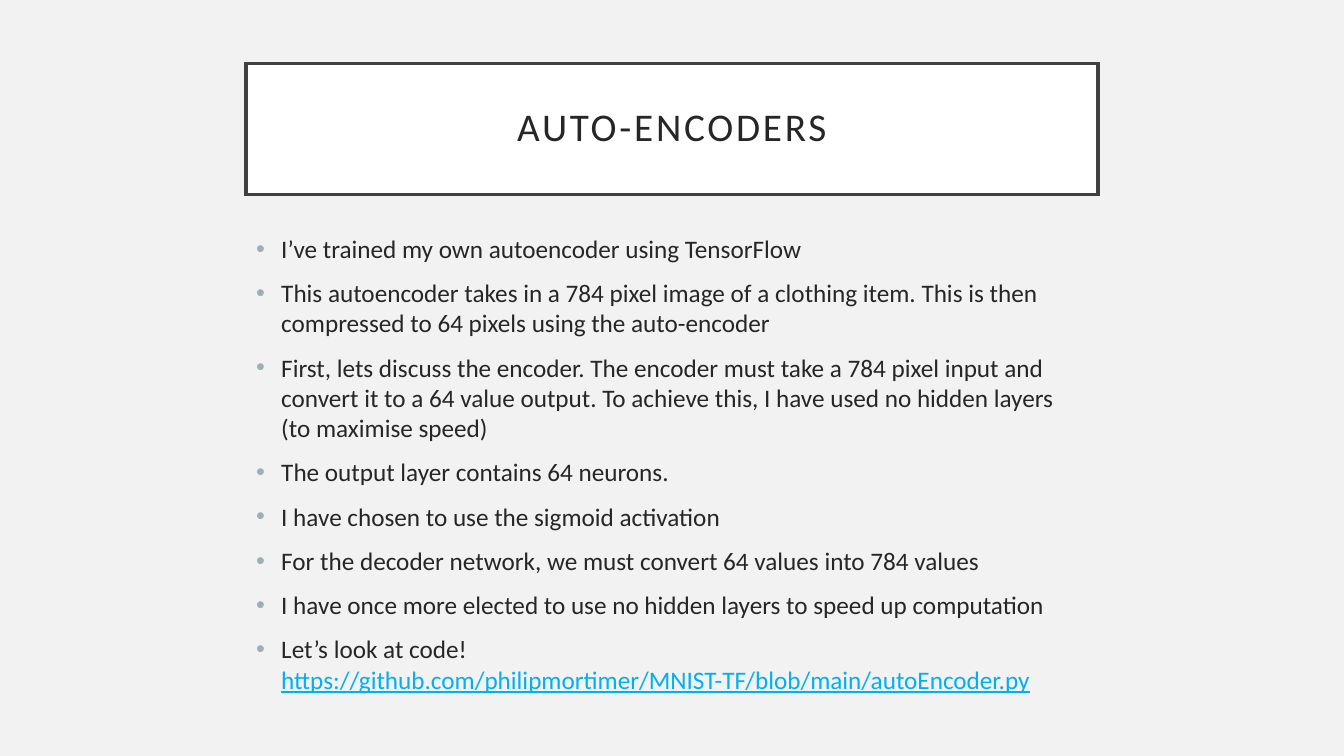
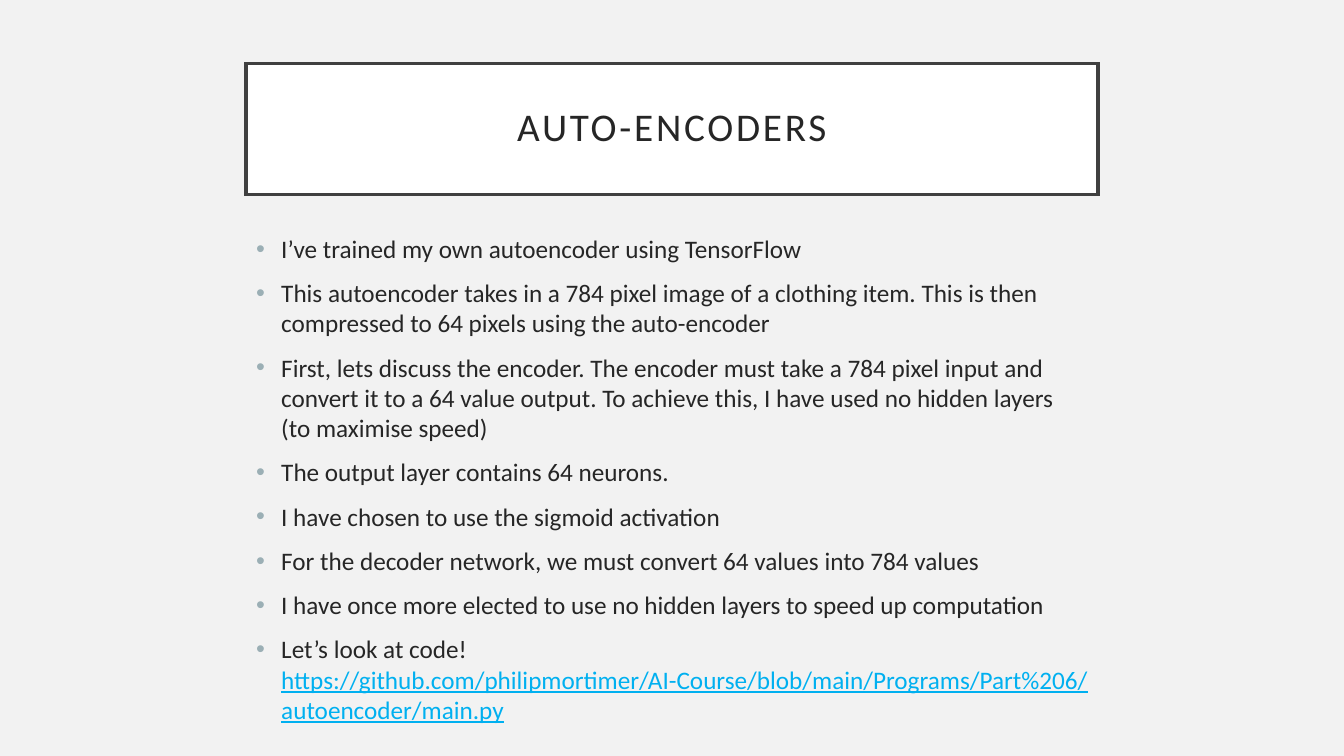
Before and after one commit to philipmortimer/AI-Course, a slide deck: slide 28 of Slides/AI Part 6.pptx. Drawn at 1344x756 pixels with LibreOffice and Linux fonts; fonts in the diff are those of the drawing. Boxes give left, top, right and bottom in pixels: in the first picture for what was removed or moved away, otherwise in the second. Text is boxed around its words. In the diff, an @@ line names an element or a change of style, - is before the commit and + after.

```diff
--- a/Slides/AI Part 6.pptx
+++ b/Slides/AI Part 6.pptx
@@ text at <box>281,640,1087,723</box>: text changed @@
-• Let’s look at code! https://github.com/philipmortimer/MNIST-TF/blob/main/autoEncoder.py
+• Let’s look at code! https://github.com/philipmortimer/AI-Course/blob/main/Programs/Part%206/autoencoder/main.py
```
Also in this commit, not shown: 2 other slides changed, 5 other files.
